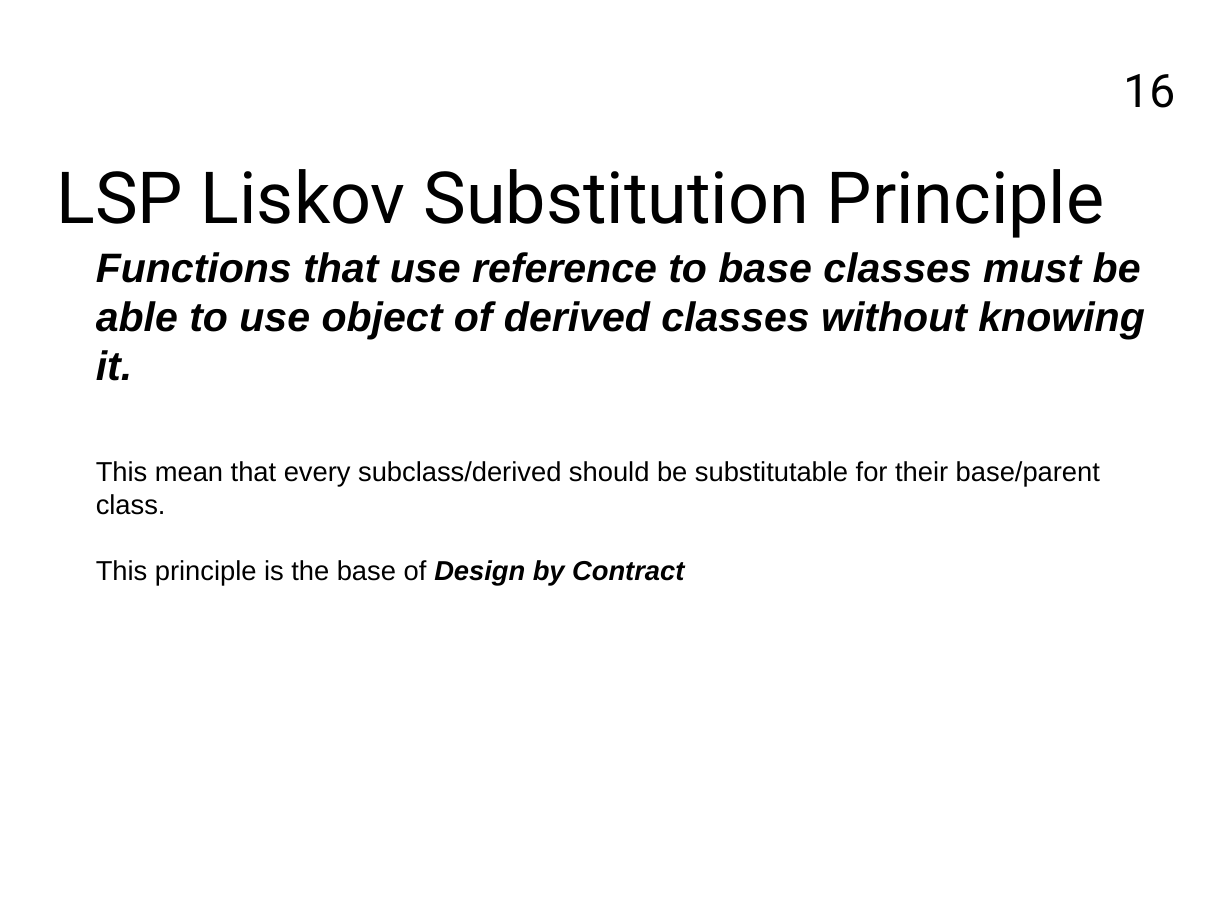
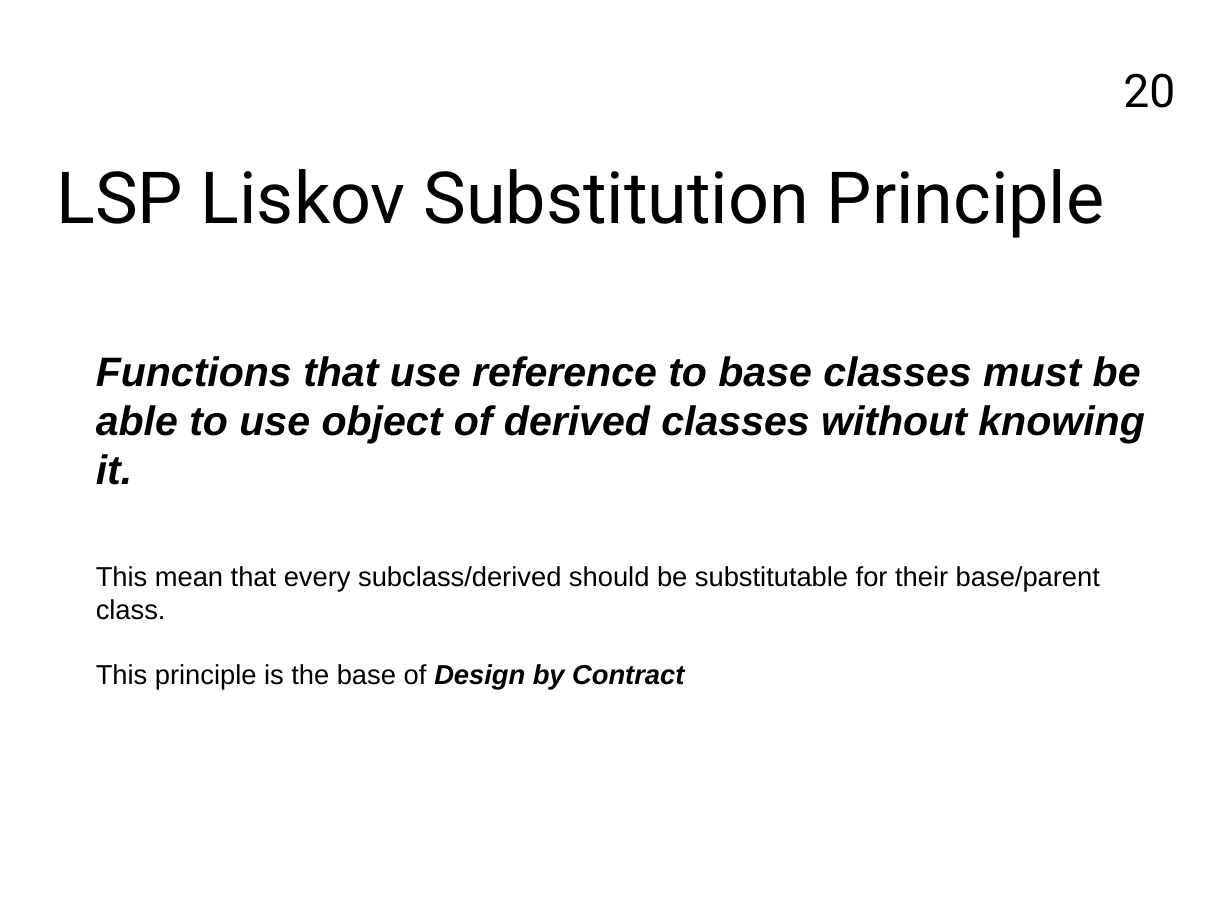
Before and after one commit to FrancoMelandri/SOLID, a slide deck: slide 20 of docs/solid.pptx (slide 16 before the commit). Drawn at 1232x924 pixels with LibreOffice and Linux fonts; fonts in the diff are those of the drawing. Boxes give left, top, right and bottom in pixels: in the first picture for what was removed or moved away, otherwise in the second. Text is boxed around its words. In the diff, an @@ line names an element or a change of style, - is before the commit and + after.

```diff
--- a/docs/solid.pptx
+++ b/docs/solid.pptx
@@ page number at (x1=1123, y1=73, x2=1175, y2=108): text changed @@
-16
+20
@@ text "Functions that use reference to ..." moved from (x1=96, y1=252, x2=1144, y2=586) to (x1=96, y1=356, x2=1144, y2=690) @@
```
Also in this commit, not shown: 9 other slides changed, 5 slides added.
